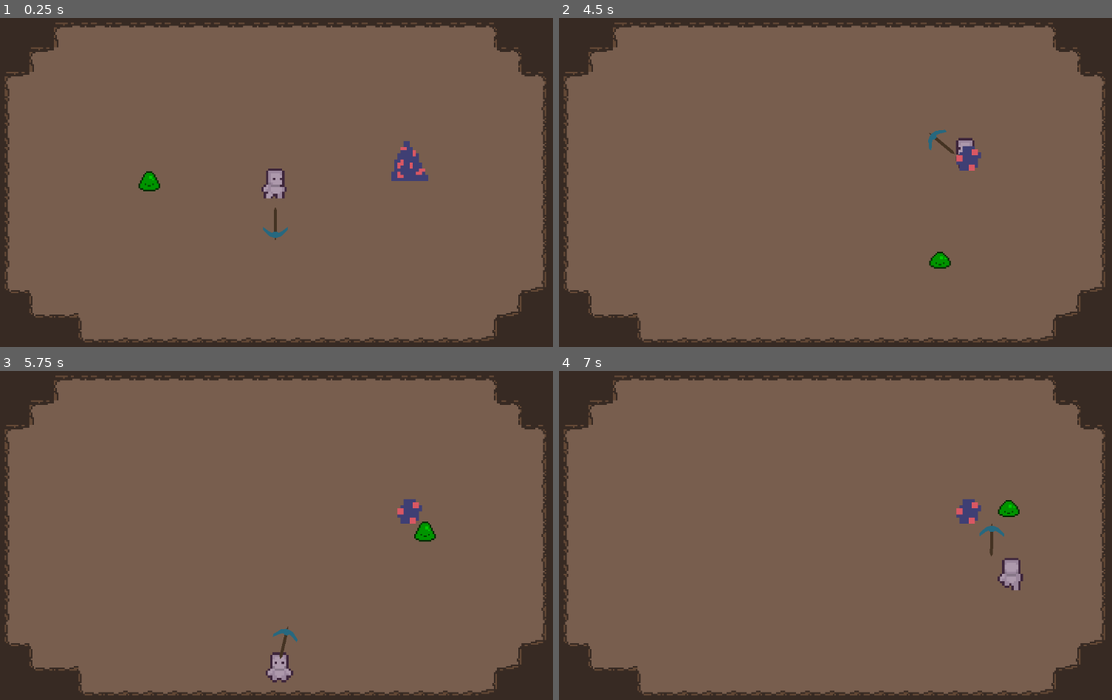
Above: before the commit, frames 1-4 (two rows, left to right).
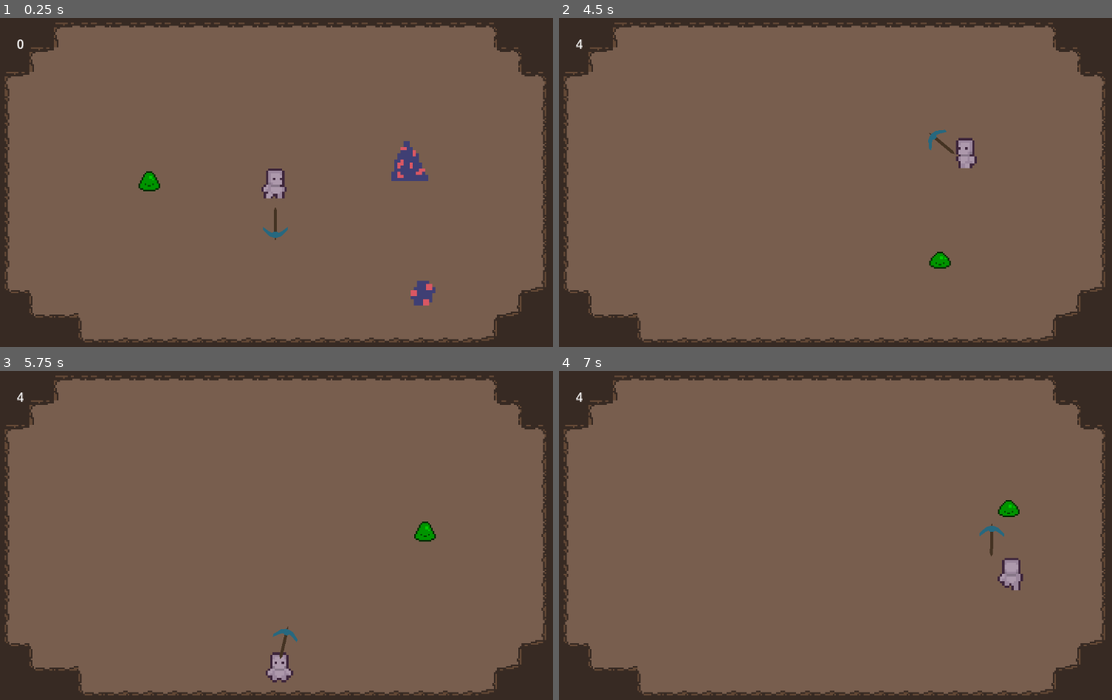
Above: after the commit, the same moments.

Repository: noahstelmak/dig-dig-down
Game: Godot game, scene res://floor_i.tscn
Two runs of this game, one before a commit and one after it. Both use one fixed random seed, a clock stepped at 60 frames per second and the inputs below.
Inputs (mouse positions are in pixels of both pictures, inside the frame that each line leads up to):
- Up to frame 1 (0.25 s): no input
- Up to frame 2 (4.5 s): tap Enter (ui_accept) at 0.5, 0.77, 1.52, 3.02, 3.77 s; move the mouse to (962, 166) at 0.52 s; hold D (right) 0.53-1.28 s; click (962, 166) at 0.6 s; move the mouse to (713, 198) at 1.27 s; hold S (down) 1.28-2.03 s; click (713, 198) at 1.35 s; move the mouse to (890, 110) at 2.02 s; hold D (right) 2.03-2.78 s; click (890, 110) at 2.1 s; move the mouse to (802, 248) at 2.77 s; hold W (up) 2.78-3.53 s; click (802, 248) at 2.85 s; move the mouse to (1012, 231) at 3.52 s; hold A (left) from 3.53 s (still down); click (1012, 231) at 3.6 s; move the mouse to (658, 133) at 4.27 s; click (658, 133) at 4.35 s
- Up to frame 3 (5.75 s): tap Enter (ui_accept) at 4.52 s; move the mouse to (304, 535) at 5.02 s; release A (left) at 5.03 s; hold S (down) from 5.03 s (still down); click (304, 535) at 5.1 s
- Up to frame 4 (7 s): move the mouse to (747, 453) at 5.77 s; release S (down) at 5.78 s; hold D (right) 5.78-6.53 s; click (747, 453) at 5.85 s; tap Enter (ui_accept) at 6.02, 6.77 s; move the mouse to (962, 519) at 6.52 s; hold W (up) from 6.53 s (still down); click (962, 519) at 6.6 s

The runs differ from the first frame. In frame 1, 0.3% of the frame differs, in the area x 3-79%, y 6-88%; in frame 2, 0.3%; in frame 3, 0.3%; in frame 4, 0.3%.

Commit message:
Coin Counter

Diff:
--- a/floor_i.tscn
+++ b/floor_i.tscn
@@ -1,9 +1,11 @@
-[gd_scene load_steps=5 format=4 uid="uid://diml61at3753q"]
+[gd_scene load_steps=7 format=4 uid="uid://diml61at3753q"]
 
-[ext_resource type="TileSet" uid="uid://cbdppwe74gqlb" path="res://assets/tilesets/DwarvenDelveTileset.tres" id="1_ltsua"]
+[ext_resource type="TileSet" uid="uid://n2d18hdix0xk" path="res://assets/tilesets/DwarvenDelveTileset.tres" id="1_ltsua"]
 [ext_resource type="PackedScene" uid="uid://p81ukddxm5cl" path="res://scenes/entities/player/player.tscn" id="1_rrfh1"]
 [ext_resource type="PackedScene" uid="uid://5eh1gjfjv5iy" path="res://scenes/entities/enemies/slaymie/slaymie.tscn" id="4_33fhp"]
 [ext_resource type="PackedScene" uid="uid://bqdf5ygp4i7fn" path="res://scenes/objects/minerals/iron_ore/iron_ore.tscn" id="4_yceoc"]
+[ext_resource type="PackedScene" uid="uid://c4dwj4jba3d35" path="res://scenes/menu/ui.tscn" id="5_txosh"]
+[ext_resource type="PackedScene" uid="uid://dbt667j6i60ed" path="res://scenes/objects/items/chunks/iron_chunk/IronChunk.tscn" id="6_auclh"]
 
 [node name="FloorI" type="Node2D"]
 
@@ -24,3 +26,12 @@
 
 [node name="IronOre" parent="." instance=ExtResource("4_yceoc")]
 position = Vector2(175, -31)
+
+[node name="UI" parent="." instance=ExtResource("5_txosh")]
+offset_left = -336.0
+offset_top = -192.0
+offset_right = -336.0
+offset_bottom = -192.0
+
+[node name="IronChunk" parent="." instance=ExtResource("6_auclh")]
+position = Vector2(192, 144)
--- a/project.godot
+++ b/project.godot
@@ -15,6 +15,10 @@
 config/features=PackedStringArray("4.3", "Forward Plus")
 boot_splash/bg_color=Color(0.0235294, 0.0627451, 0.0666667, 1)
 config/icon="res://icon.svg"
+
+[autoload]
+
+Globals="*res://scripts/globals.gd"
 
 [display]
 
--- a/scenes/entities/enemies/enemy.gd
+++ b/scenes/entities/enemies/enemy.gd
@@ -2,6 +2,7 @@
 
 class_name Enemy
 
+@export var coin_value: int = 1;
 @export var max_health := 30
 @onready var current_health : float = max_health
 var knockback := Vector2.ZERO
--- a/scenes/entities/enemies/slaymie/slaymie.gd
+++ b/scenes/entities/enemies/slaymie/slaymie.gd
@@ -19,6 +19,7 @@
 		if $AnimatedSprite2D.is_playing():
 			return;
 		else:
+			Globals.COIN_ORE_COUNT += coin_value
 			queue_free();
 			return
 
--- /dev/null
+++ b/scenes/menu/ui.gd
@@ -0,0 +1,6 @@
+extends Control
+
+@onready var coinCounter = $CoinCounter;
+
+func _process(_delta):
+	coinCounter.text = str(Globals.COIN_ORE_COUNT)
--- /dev/null
+++ b/scenes/menu/ui.tscn
@@ -0,0 +1,18 @@
+[gd_scene load_steps=2 format=3 uid="uid://c4dwj4jba3d35"]
+
+[ext_resource type="Script" path="res://scenes/menu/ui.gd" id="1_l7w21"]
+
+[node name="UI" type="Control"]
+layout_mode = 3
+anchors_preset = 0
+size_flags_horizontal = 0
+size_flags_vertical = 0
+script = ExtResource("1_l7w21")
+metadata/_edit_use_anchors_ = true
+
+[node name="CoinCounter" type="Label" parent="."]
+layout_mode = 0
+offset_right = 40.0
+offset_bottom = 23.0
+text = "00
+"
--- a/scenes/objects/items/chunks/base_chunk.gd
+++ b/scenes/objects/items/chunks/base_chunk.gd
@@ -2,5 +2,6 @@
 
 class_name BaseChunk
 
+@export var coin_value: int = 2;
 # Estou usando a classe BaseChunk para garantir que o atributo
 # "chunk" de BaseOre será um objeto válido
--- a/scenes/objects/items/chunks/iron_chunk/IronChunk.tscn
+++ b/scenes/objects/items/chunks/iron_chunk/IronChunk.tscn
@@ -1,12 +1,32 @@
-[gd_scene load_steps=3 format=3 uid="uid://dbt667j6i60ed"]
+[gd_scene load_steps=5 format=3 uid="uid://dbt667j6i60ed"]
 
 [ext_resource type="Script" path="res://scenes/objects/items/chunks/iron_chunk/iron_chunk.gd" id="1_y3ngf"]
 [ext_resource type="Texture2D" uid="uid://c4viqt3x2ap50" path="res://assets/sprites/items/chunks/iron_chunk.png" id="2_ag7wg"]
 
+[sub_resource type="CircleShape2D" id="CircleShape2D_6s4ib"]
+radius = 90.0
+
+[sub_resource type="CircleShape2D" id="CircleShape2D_xhcw7"]
+radius = 25.02
+
 [node name="IronChunk" type="Node2D"]
 script = ExtResource("1_y3ngf")
 
-[node name="IronChunk" type="Sprite2D" parent="."]
+[node name="AttractArea" type="Area2D" parent="."]
+
+[node name="ColisionShape2D" type="CollisionShape2D" parent="AttractArea"]
+shape = SubResource("CircleShape2D_6s4ib")
+
+[node name="CollectionArea" type="Area2D" parent="."]
+
+[node name="ColisionShape2D" type="CollisionShape2D" parent="CollectionArea"]
+shape = SubResource("CircleShape2D_xhcw7")
+
+[node name="IronChunk2" type="Sprite2D" parent="."]
 texture_filter = 1
 scale = Vector2(4, 4)
 texture = ExtResource("2_ag7wg")
+
+[connection signal="body_entered" from="AttractArea" to="." method="_on_attract_area_body_entered"]
+[connection signal="body_exited" from="AttractArea" to="." method="_on_attract_area_body_exited"]
+[connection signal="body_entered" from="CollectionArea" to="." method="_on_collection_area_body_entered"]
--- a/scenes/objects/items/chunks/iron_chunk/iron_chunk.gd
+++ b/scenes/objects/items/chunks/iron_chunk/iron_chunk.gd
@@ -2,3 +2,24 @@
 
 # Estou usando a classe BaseChunk para garantir que o atributo
 # "chunk" de BaseOre será um objeto válido
+
+var target = null;
+
+func _physics_process(delta):
+	if target:
+		global_position = global_position.move_toward(target.global_position, 200 * delta)
+
+func _on_collection_area_body_entered(body):
+	if body is Player:
+		Globals.COIN_ORE_COUNT += coin_value;
+		queue_free()
+
+
+func _on_attract_area_body_entered(body):
+	if body is Player:
+		target = body
+
+
+func _on_attract_area_body_exited(body):
+	if body is Player:
+		target = null
--- a/scenes/objects/minerals/base_ore.gd
+++ b/scenes/objects/minerals/base_ore.gd
@@ -1,6 +1,7 @@
 extends StaticBody2D
 
 class_name Ore
+
 
 @export var max_health : float # O Noah quis usar Float
 @export var chunk : PackedScene
--- a/scripts/globals.gd
+++ b/scripts/globals.gd
@@ -1,11 +1,5 @@
 extends Node
 
+var COIN_ORE_COUNT: int = 0;
 
-# Called when the node enters the scene tree for the first time.
-func _ready() -> void:
-	pass # Replace with function body.
-
-
-# Called every frame. 'delta' is the elapsed time since the previous frame.
-func _process(delta: float) -> void:
-	pass
+var PLAYER_HEALTH: int = 3;
Not shown: 1 places in assets/tilesets/DwarvenDelveTileset.tres that only renumber resources
